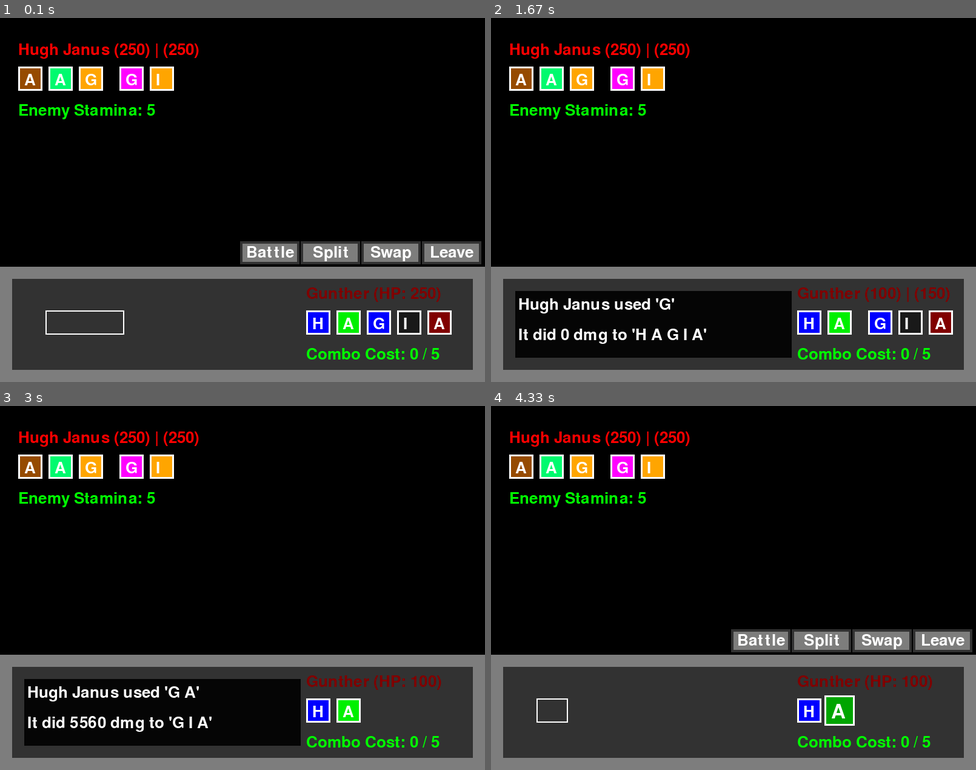
Above: before the commit, frames 1-4 (two rows, left to right).
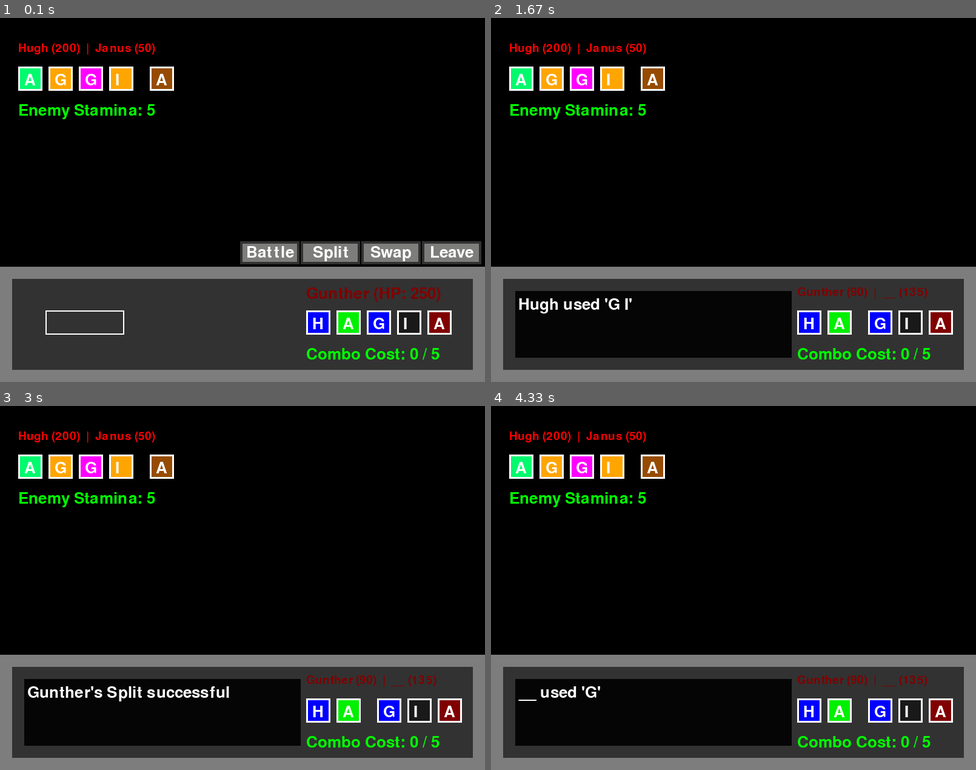
Above: after the commit, the same moments.

Repository: LWhite200/pygames
Game: pygame game, started from WordBound/WordBound.py
Two runs of this game, one before a commit and one after it. Both use one fixed random seed, a clock stepped at 60 frames per second and the inputs below.
Inputs (mouse positions are in pixels of both pictures, inside the frame that each line leads up to):
- Up to frame 1 (0.1 s): no input
- Up to frame 2 (1.67 s): click "H" at 0.38 s; click "A" at 0.72 s; click "Split" at 1.05 s; click "H" at 1.38 s
- Up to frame 3 (3 s): click (252, 464) at 1.72 s; click (218, 682) at 2.05 s; click (227, 526) at 2.38 s; click (174, 511) at 2.72 s
- Up to frame 4 (4.33 s): click "H" at 3.05 s; click "G" at 3.38 s; click "Battle" at 3.72 s; click "A" at 4.05 s

The runs differ from the first frame. In frame 1, 2.0% of the frame differs, in the area x 3-41%, y 7-20%; in frame 2, 3.4%; in frame 3, 4.8%; in frame 4, 17%, in the area x 3-100%, y 7-94%.

Commit message:
Add files via upload

Diff:
--- a/WordBound/WordBound.py
+++ b/WordBound/WordBound.py
@@ -25,6 +25,7 @@
 # Fonts
 font = pygame.font.Font(None, 38)
 bigfont = pygame.font.Font(None, 48)
+smallfont = pygame.font.Font(None, 28)
 
 
 # This will store the state of the radio buttons: False (not clicked), True (clicked)
@@ -38,6 +39,7 @@
 ppXX, ppYY = WIDTH // 2 - 100, HEIGHT // 2 + 70
 
 curDialog = []
+tempBattleDialog = []
 
 checkGameDone = False
 
@@ -135,7 +137,7 @@
 
 
 def drawDeity(deity, x, y, isPlayer1, playerTurn):
-        global player2
+        global player2, enemy2
         text = font.render(f"{deity.name} (HP: {deity.curHP})", True, deity.battleColor)
 
         second = player2 if player2 and isPlayer1 else None
@@ -143,7 +145,7 @@
             second = enemy2 if enemy2 and not isPlayer1 else None
 
         if second:
-            text = font.render(f"{deity.name} ({deity.curHP}) | ({second.curHP})", True, deity.battleColor)
+            text = smallfont.render(f"{deity.name} ({deity.curHP})  |  {second.name} ({second.curHP})", True, deity.battleColor)
         screen.blit(text, (x - 10, y + 10))
 
         spaceBetweenGroups = 10  # The space between the two groups of letters
@@ -195,6 +197,17 @@
     return chosen_letters
 
 
+def enemy_split_random(enemy):
+    # Enemy randomly selects 1-3 letters to form a word
+    maxSize = len(enemy.letters) - 1
+    if maxSize == 0:
+        maxSize += 1
+
+    num_letters = random.randint(1, maxSize)
+    chosen_letters = random.sample(enemy.letters, num_letters)
+    return chosen_letters
+
+
 # The power is the sum of all attacks
 # if the use of 'G', defense is doubled
 # stat changing moves are 1/3 effective if not out front
@@ -203,8 +216,9 @@
 # first stat = perminent
 # word = word Attacking
 def calculate_damage(attacking, receiving):
-    global curDialog
-
+    global curDialog, tempBattleDialog
+
+    attacking.removeTemporary() # remove all their temporary stat changes
     aboveOrBelow = sum(letter.power for letter in attacking.lets) # for display
     base_damage = 0 # sum(letter.power for letter in word)
 
@@ -225,19 +239,27 @@
                 base_damage += letterDmg
 
         # Calculate Changes to enemy stats
-        # Determine stat change target
         for target, role in [(receiving, "opp"), (attacking, "user")]:
-            if letterStat and len(letterStat) > 2 and letterStat[2] == role:
+            if letterStat and len(letterStat) > 2 and letterStat[2] == role and letter.char != "G":
                 stat = letterStat[0]
 
-                if role == "user" and stat == "Defense":
-                    continue  # Skip if self-targeting and stat is Defense
-
                 stat = ("stat" if i == 0 else "temp") + stat
-                print(f"{target.name}'s {stat} decreased")
+
+                if target == attacking:
+                    tempBattleDialog.append(f"[{letter.char} : {str(i+1)}] {letterStat[1]}d")
+                    tempBattleDialog.append(f"it's {stat}")
+                else:
+                    tempBattleDialog.append(f"{str(i+1)} : [ {letter.char} ] {letterStat[1]}d")
+                    tempBattleDialog.append(f"{target.name}'s {stat} ")
 
                 if hasattr(target, stat):  # Ensure target has the stat attribute
-                    setattr(target, stat, getattr(target, stat) - 10)
+                    if letterStat[1] == "increase":
+                        change = 1
+                    else:
+                        change = -1
+                    setattr(target, stat, getattr(target, stat) + change)
+
+
 
     if base_damage > aboveOrBelow and base_damage > 0:
         curDialog.append("Super Effective!!!")
@@ -253,7 +275,12 @@
 
 
 def curMove(person, target, isTargPlayer, SecondTarg):
-    global player1, player2, enemy, enemy2, curDialog, playerTeam, enemyTeam
+    global player1, player2, enemy, enemy2, curDialog, playerTeam, enemyTeam, tempBattleDialog
+
+    if target.protect >= 3:
+        curDialog.append(f"{person.name} hit into")
+        curDialog.append(f"protected {person.name}")
+        return
 
     targTeam = playerTeam if isTargPlayer else enemyTeam
 
@@ -269,8 +296,16 @@
     if targTeam[0].curHP < 0:
         targTeam[0].curHP = 0
 
+
     curDialog.append(f"{person.name} used '{' '.join([letter.char for letter in person.lets])}'")
-    curDialog.append(f"It did {dmg} dmg to '{' '.join([letter.char for letter in target.letters])}'")
+    if dmg > 0:
+        curDialog.append(f"It did {dmg} dmg!")
+    else:
+        curDialog.append(f"")
+
+    for dialog in tempBattleDialog:
+        curDialog.append(dialog)
+    tempBattleDialog = []
 
 
     # remove target if they died
@@ -300,17 +335,24 @@
 def statChangingLetters(letterName):
     return letterName not in ('A', 'B', 'C', 'D')
 
+# chekc if the person is protecting
 def checkBeforeTurnStatChanges(person):
     for i, letter in enumerate(person.lets):
-        if statChangingLetters(letter.char):
-            letterStat = letter.statChange.split(",")
-            if letterStat[0] == "Defense" and letterStat[2] == "user":
-                if i == 0:
-                    person.statDefense += 10
-                    print(f"{person.name} Stat defense up 10")
-                else:
-                    person.tempDefense += 10
-                    print(f"{person.name} temp defense up 10")
+        if letter.char == "G" and len(person.lets) > 1:
+            person.protect += 1 # 0 = none, 1 = half protect, 2 = full protect
+            if person.protect > 3:
+                person.protect = 3
+                curDialog.append(f"{person.name} Fully Protected")
+                curDialog.append(f"jucg")
+            else:
+                curDialog.append(f"{person.name} partial Protect")
+                curDialog.append(f"")
+            break
+        elif letter.char == "G" :
+            person.protect = 3 # 0 = none, 1 = half protect, 2 = full protect
+
+            break
+
 
 def curTurn():
     global player1, player2, enemy, enemy2, SSC
@@ -334,25 +376,20 @@
     for person, isTargetEnemy2, isTargetPlayer in deityList:
         if not person or not person.lets:
             continue  # Skip if no character or no selected attack
-
         checkBeforeTurnStatChanges(person) # check to see if cur-turn stat increases
-
         if isTargetPlayer:
             target = player1 if not player2 else random.choice([player1, player2])
             sideSecond = target == player2
         else:
             target = enemy2 if isTargetEnemy2 else enemy
             sideSecond = target == enemy2
-
         listBySpeed.append((person, target, isTargetPlayer, sideSecond))
 
     # Process each move
     for person, target, isTargPlayer, secondTarg in listBySpeed:
-        if not target.lets or target.lets[0].char != 'G':  # Target is not protecting
-            curMove(person, target, isTargPlayer, secondTarg)
-        else:
-            curDialog.append(f"{target.name} Protected")
-            curDialog.append(f"{person.name}'s attack failed")
+
+        print(str(target.protect) + " " + str(target.name))
+        curMove(person, target, isTargPlayer, secondTarg)
 
     # Reset SSC values
     SSC = [None] * 4
@@ -432,39 +469,62 @@
     enemyTeam = [en1, en2]
     enemy = copy.deepcopy(enemyTeam[0])
     # split afterwards, may start split, but not right now
-    enemy2 = copy.deepcopy(enemy)
-    enemy.letters = enemy.letters[:3]
-    enemy2.letters = enemy2.letters[3:]
-
-
-def separateDeity():
-    global player1, player2
+    separateDeity(False)
+
+
+def separateDeity(isPlayer):
+    global player1, player2, enemy, enemy2
+
+    person = player1 if isPlayer else enemy
+    person2_ref = "player2" if isPlayer else "enemy2"  # Store reference to update later
+    person2 = player2 if isPlayer else enemy2  # Get second entity
 
     p2Lets = []
-    for let in player1.letters[:]:
-        if let not in player1.lets:
-            p2Lets.append(let)
-            player1.letters.remove(let)
-
-
-    # player1.update_stamina(1) # costs 1 stamina
-    player1.lets = []
-
-    # Update stats in the split
-    calcHP = len(player1.letters) / (len(player1.letters)+len(p2Lets))
-    temp = player1.curHP
-    player1.curHP = int(player1.curHP * calcHP)
-    curHP2 = int(temp - player1.curHP)
-
-    temp = player1.speed
-    player1.speed += player1.speed - int(player1.speed * calcHP)
-    speed2 = temp + int(temp * calcHP)
-
-    # make it an entirely new deity
-    player2 = copy.deepcopy(player1)
-    player2.letters = p2Lets
-    player2.curHP = curHP2
-    player2.speed = speed2
+    if isPlayer:
+        for let in player1.letters[:]:
+            if let not in player1.lets:
+                p2Lets.append(let)
+                player1.letters.remove(let)
+    else:
+        lets = enemy_split_random(enemy)
+        for let in lets:
+            if let not in enemy.lets:
+                p2Lets.append(let)
+                enemy.letters.remove(let)
+
+    # Reset the first person's moves
+    person.lets = []
+
+    # Calculate new HP and speed distribution
+    total_letters = len(person.letters) + len(p2Lets)
+    calcHP = len(person.letters) / total_letters if total_letters > 0 else 1
+
+    temp_hp = person.curHP
+    person.curHP = int(person.curHP * calcHP)
+    curHP2 = temp_hp - person.curHP  # Remaining HP for person2
+
+    temp_speed = person.speed
+    person.speed = int(person.speed * calcHP)
+    speed2 = temp_speed - person.speed  # Remaining speed for person2
+
+    # Split the name by space and assign placeholders
+    name_parts = person.name.split(" ", 1)  # Split once
+    person.name = name_parts[0]  # First part of the name
+    second_name = name_parts[1] if len(name_parts) > 1 else "__"  # Use second part or a placeholder
+
+    # Create new deity
+    person2 = copy.deepcopy(person)
+    person2.letters = p2Lets
+    person2.curHP = curHP2
+    person2.speed = speed2
+    person2.name = second_name  # Assign second name
+
+    # Assign the new deity back to the global variable
+    if isPlayer:
+        player2 = person2
+    else:
+        enemy2 = person2
+
 
 
 
@@ -621,7 +681,7 @@
                         player1.lets.append(let)
 
                 if player1 and player1.lets:
-                    separateDeity()
+                    separateDeity(True)
 
                 if player2 and swapBoolEvenText:
                     curDialog.append("Split in 2!")
@@ -641,7 +701,7 @@
 
 
 def needAim(player):
-    return all(letter.char not in ('G', 'H') for letter in player.lets)
+    return not all(letter.char in ('G', 'H') for letter in player.lets)
 
 
 def targetNotSelf(player):
@@ -830,8 +890,7 @@
                         doEnemyTurnOnly()
 
                         if player1.curHP > 1:
-                            playerTurn = False # player chose to split (power of letter H)
-                            separateDeity()
+                            separateDeity(True)
 
                             curDialog.append(f"{player1.name}'s Split successful")
                             curDialog.append("")
@@ -872,6 +931,11 @@
         if not playerTurn and not sideSelect and not curDialog and not showSwitchMenu:
 
             curTurn()
+
+            peopleGame = [player1, player2, enemy, enemy2]
+            for person in peopleGame:
+                if person:
+                    person.protect = 0
 
 
 
--- a/WordBound/objs/deity.py
+++ b/WordBound/objs/deity.py
@@ -34,35 +34,30 @@
         self.color1 = color_mapping(self.battleType)
         self.tier = random.randint(0, 2)
 
-        self.power = 5550 if self.char in ["A", "B"] else 0
+        self.power = 50 if self.char in ["A", "B"] else 0
         self.statChange = "" if self.char in ["A", "B"] else self.getStatChange(self.char)
 
         self.Accuracy = 100
 
     def getStatChange(self, letter):
 
-        #stat change
-        if letter == "C":
-            return "Accuracy,increase,user"
-
-        elif letter == "D":
-            return "Accuracy,decrease,opp"
+        # letters not present: A, B, C, D
 
         # status
-        elif letter == "E":
+        if letter == "E":
             return "Accuracy,increase,user"
 
         # Heal
         elif letter == "F":
             return "Accuracy,decrease,opp"
 
-        # Protect if first, else defense buff current turn
+        # Protect, must be alone for full protect, else it is 'wide guard' with slight defense boost
         elif letter == "G":
-            return "Accuracy,decrease,opp"
+            return "Defense,increase,user"
 
         # Current Move Accuracy increase, no miss?
         elif letter == "H":
-            return "Defense,decrease,user"
+            return "Defense,Increase,user"
 
         # Changes weather if out front, else temporary current turn weather change
         elif letter == "I":
@@ -97,6 +92,10 @@
         self.defense = 100
         self.special = 100
         self.Accuracy = 100
+
+        # -- stats below are stages, out of 6. 1/4 for all stat increase so maximum of *2.5
+
+        self.protect = 0 # 0 = not, 1 = not first, 2 = 2/3, 3 = total protect
 
         # may remain entire game
         self.statPhysical = 0
